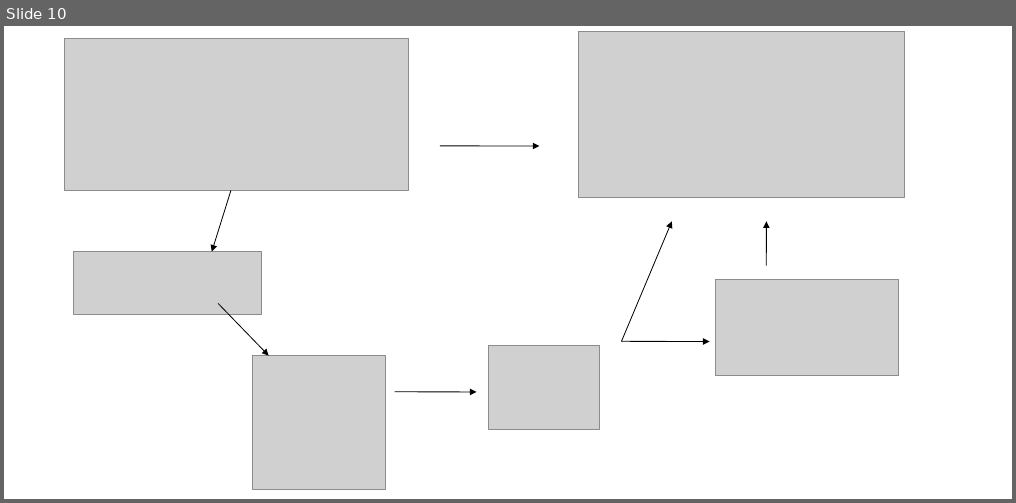
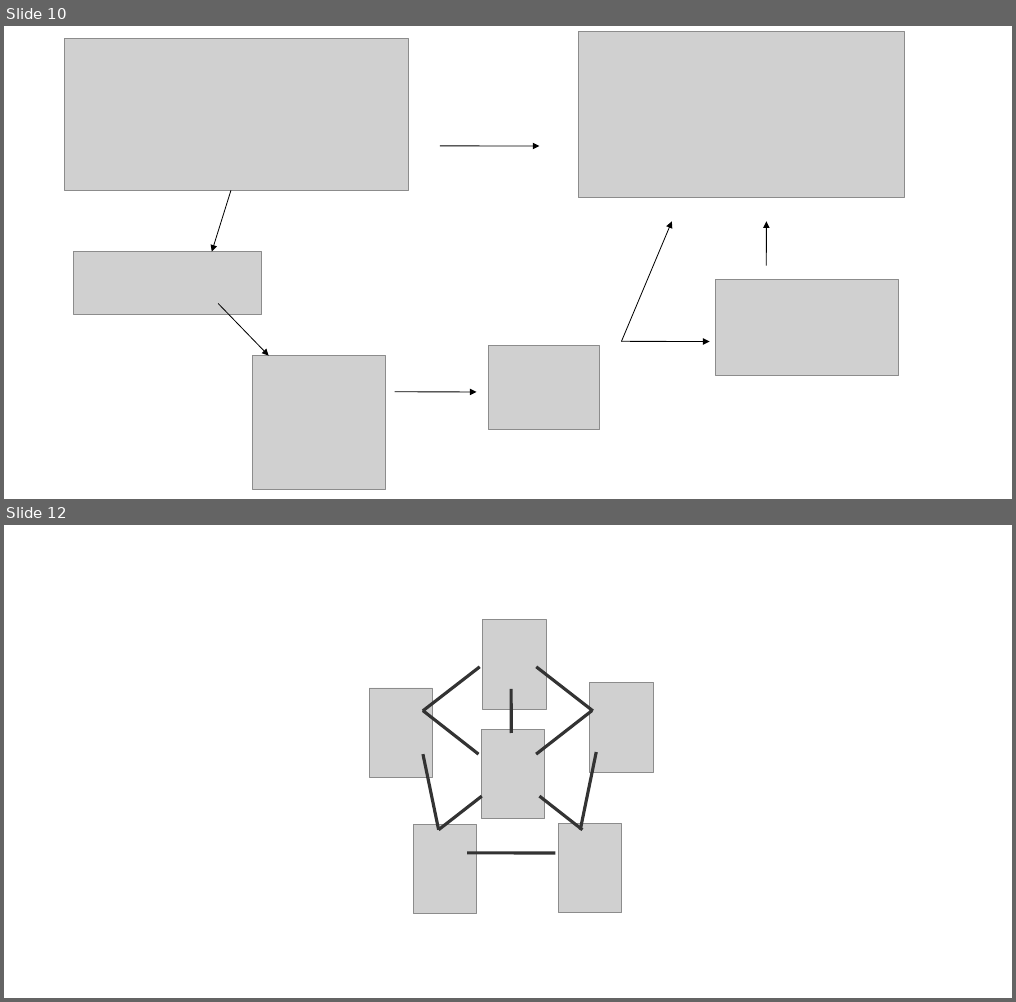
Before and after one commit to denisexifaras/presentations, a slide deck: Big_data_is_sexy.ppt. Shown one above the other, each under a label of ours: slide 10 before the commit, slides 10 and 12 after it; the slides between them are not shown. The pictures are 1016x503 and 1016x1002 pixels, drawn with LibreOffice and Linux fonts; fonts in the diff are those of the drawing; grey boxes stand for pictures. Boxes give left, top, right and bottom in pixels: in the first picture for what was removed or moved away, otherwise in the second. Text is boxed around its words. In the diff, an @@ line names an element or a change of style, - is before the commit and + after.

```diff
--- a/Big_data_is_sexy.ppt
+++ b/Big_data_is_sexy.ppt
@@ slide 12 added at <box>4,525,1012,998</box>, background #FFFFFF @@
@@ picture added at <box>482,619,546,709</box> @@
@@ line added from (480, 667) to (422, 711), #333333 2.83 pt @@
@@ line added from (536, 667) to (593, 711), #333333 2.83 pt @@
@@ picture added at <box>369,687,432,777</box> @@
@@ line added from (511, 689) to (511, 733), #333333 2.83 pt @@
@@ picture added at <box>590,683,653,772</box> @@
@@ line added from (423, 711) to (478, 754), #333333 2.83 pt @@
@@ picture added at <box>482,729,545,818</box> @@
@@ line added from (592, 711) to (536, 754), #333333 2.83 pt @@
@@ line added from (423, 754) to (438, 830), #333333 2.83 pt @@
@@ line added from (596, 752) to (580, 830), #333333 2.83 pt @@
@@ picture added at <box>414,824,477,914</box> @@
@@ line added from (482, 796) to (438, 830), #333333 2.83 pt @@
@@ line added from (539, 796) to (582, 830), #333333 2.83 pt @@
@@ picture added at <box>558,823,622,913</box> @@
@@ line added from (467, 852) to (555, 853), #333333 2.83 pt @@
```
Also in this commit, not shown: 5 other slides added, 1 slide removed, 15 other files.
